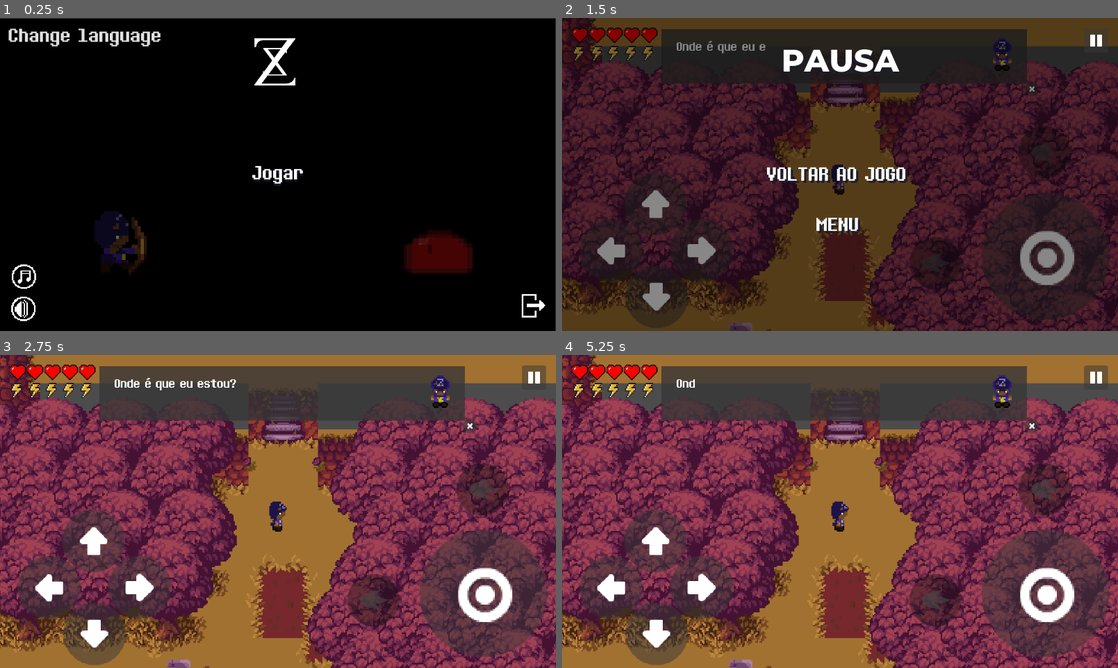
Above: before the commit, frames 1-4 (two rows, left to right).
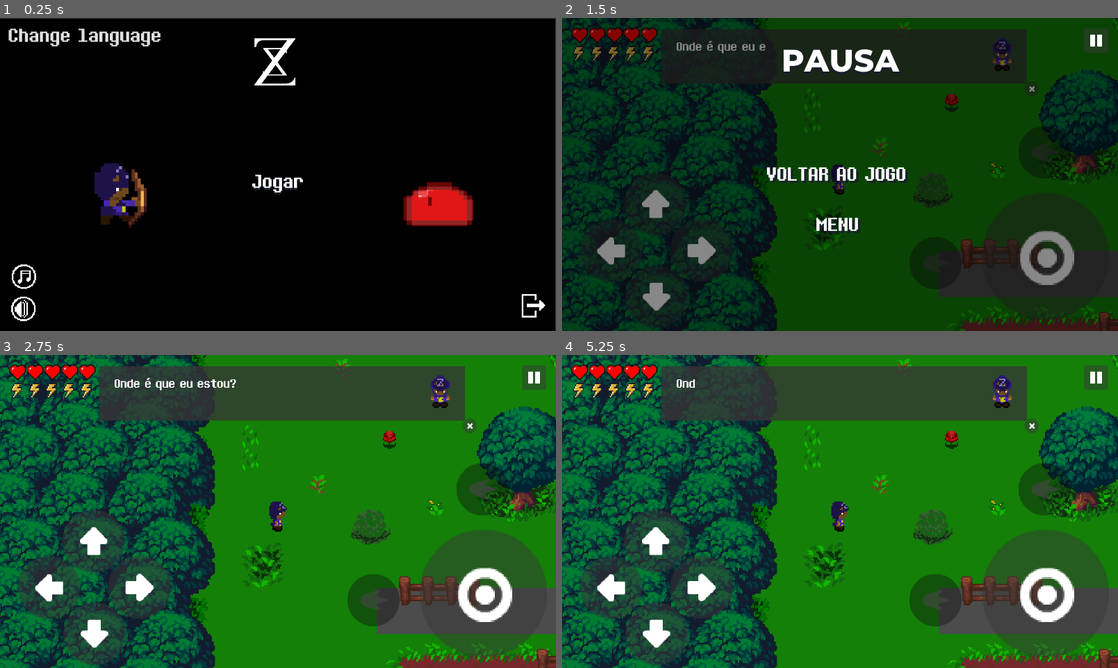
Above: after the commit, the same moments.

Repository: SynT8735/Blackout
Game: Godot game, scene res://Scenes/Menu/Menu.tscn
Same seed, same stepped clock (60 frames per second), same inputs: the game is played once before the commit and once after it. Video files are missing from this copy of the repository; at most half a second of black plays in their place.
Inputs (mouse positions are in pixels of both pictures, inside the frame that each line leads up to):
- Up to frame 1 (0.25 s): no input
- Up to frame 2 (1.5 s): click "Jogar" at 0.5 s; click (1095, 39) at 1.25 s
- Up to frame 3 (2.75 s): click "Voltar ao jogo" at 2 s
- Up to frame 4 (5.25 s): tap Enter at 2.75 s; hold D (ui_right) 2.78-3.53 s; tap R (ui_restart) at 3.5, 5 s; hold S (ui_down) 3.53-4.28 s; hold D (ui_right) 4.28-5.03 s; hold W (ui_up) from 5.03 s (still down)

The runs differ from the first frame. In frame 1, 5.7% of the frame differs, in the area x 17-86%, y 46-82%; in frame 2, 77%; in frame 3, 90%; in frame 4, 90%, in the area x 0-100%, y 0-100%.

Commit message:
Blackout
- Cutscene hopefully fixed..

Diff:
--- a/Blackout/Organizado/Scenes/Menu/Menu.tscn
+++ b/Blackout/Organizado/Scenes/Menu/Menu.tscn
@@ -55,20 +55,18 @@
 stretch_mode = 3
 
 [node name="TextureRect" type="TextureRect" parent="."]
-modulate = Color( 1, 1, 1, 0.392157 )
 margin_left = 168.649
-margin_top = 380.839
+margin_top = 270.839
 margin_right = 393.649
-margin_bottom = 605.839
+margin_bottom = 495.839
 texture = ExtResource( 3 )
 expand = true
 
 [node name="TextureRect2" type="TextureRect" parent="."]
-modulate = Color( 0.776471, 0.545098, 0.545098, 0.392157 )
 margin_left = 916.983
-margin_top = 404.17
+margin_top = 294.17
 margin_right = 1101.98
-margin_bottom = 589.17
+margin_bottom = 479.17
 texture = ExtResource( 4 )
 expand = true
 
@@ -88,9 +86,9 @@
 
 [node name="newgame" type="Label" parent="New Game"]
 margin_left = -338.0
-margin_top = 1.0
+margin_top = 21.0
 margin_right = 700.64
-margin_bottom = 60.316
+margin_bottom = 80.316
 custom_fonts/font = SubResource( 2 )
 custom_colors/font_outline_modulate = Color( 0, 0, 0, 1 )
 custom_colors/font_color_shadow = Color( 0.101961, 0.117647, 0.180392, 1 )
--- a/Blackout/Organizado/Scenes/World.tscn
+++ b/Blackout/Organizado/Scenes/World.tscn
@@ -20,10 +20,10 @@
 [ext_resource path="res://assets/HUD/transparentDark45.png" type="Texture" id=18]
 [ext_resource path="res://assets/font/Determination2.ttf" type="DynamicFontData" id=19]
 [ext_resource path="res://assets/scripts/first_dialogue.gd" type="Script" id=20]
-[ext_resource path="res://assets/sprites/PNG/sprites/Zell/Idle/idle_down.png" type="Texture" id=21]
-[ext_resource path="res://assets/sprites/PNG/sprites/ShadowSpirit/Ilde/ShadowSpirit/ShadowSpirit_0.png" type="Texture" id=22]
-[ext_resource path="res://assets/sprites/PNG/sprites/ShadowSpirit/Ilde/ShadowSpirit/ShadowSpirit_1.png" type="Texture" id=23]
-[ext_resource path="res://assets/sprites/PNG/sprites/ShadowSpirit/Ilde/ShadowSpirit/ShadowSpirit_2.png" type="Texture" id=24]
+[ext_resource path="res://assets/sprites/PNG/sprites/ShadowSpirit/Ilde/ShadowSpirit/ShadowSpirit_0.png" type="Texture" id=21]
+[ext_resource path="res://assets/sprites/PNG/sprites/ShadowSpirit/Ilde/ShadowSpirit/ShadowSpirit_1.png" type="Texture" id=22]
+[ext_resource path="res://assets/sprites/PNG/sprites/ShadowSpirit/Ilde/ShadowSpirit/ShadowSpirit_2.png" type="Texture" id=23]
+[ext_resource path="res://assets/sprites/PNG/sprites/Zell/Idle/idle_down.png" type="Texture" id=24]
 [ext_resource path="res://Scenes/player.tscn" type="PackedScene" id=25]
 [ext_resource path="res://Scenes/slime.tscn" type="PackedScene" id=26]
 [ext_resource path="res://assets/scripts/slime_boss.gd" type="Script" id=27]
@@ -42,7 +42,7 @@
 [ext_resource path="res://assets/sprites/pedra_block.png" type="Texture" id=40]
 [ext_resource path="res://Scenes/particles.tscn" type="PackedScene" id=41]
 [ext_resource path="res://assets/sprites/flask_2.png" type="Texture" id=42]
-[ext_resource path="res://assets/cutscene/finalCutscene.webm" type="VideoStream" id=43]
+[ext_resource path="res://assets/cutscene/flashback.ogv" type="VideoStream" id=43]
 [ext_resource path="res://assets/scripts/ss_bridge.gd" type="Script" id=44]
 
 [sub_resource type="DynamicFont" id=1]
@@ -63,15 +63,15 @@
 
 [sub_resource type="SpriteFrames" id=7]
 animations = [ {
-"frames": [ ExtResource( 21 ) ],
+"frames": [ ExtResource( 21 ), ExtResource( 22 ), ExtResource( 23 ) ],
+"loop": true,
+"name": "shadow_spirit",
+"speed": 5.0
+}, {
+"frames": [ ExtResource( 24 ) ],
 "loop": true,
 "name": "zell",
 "speed": 8.0
-}, {
-"frames": [ ExtResource( 22 ), ExtResource( 23 ), ExtResource( 24 ) ],
-"loop": true,
-"name": "shadow_spirit",
-"speed": 5.0
 } ]
 
 [sub_resource type="SpriteFrames" id=8]
@@ -137,6 +137,7 @@
 visible = false
 position = Vector2( 221.603, 246.272 )
 scale = Vector2( 0.5, 0.5 )
+frame = 3
 
 [node name="Map" parent="." instance=ExtResource( 3 )]
 position = Vector2( 1, -2 )
@@ -379,7 +380,7 @@
 animation = "zell"
 
 [node name="Player" parent="." instance=ExtResource( 25 )]
-position = Vector2( 2173.48, -25.3838 )
+position = Vector2( 156.511, 265.298 )
 
 [node name="Camera2D" type="Camera2D" parent="Player"]
 current = true
@@ -660,6 +661,7 @@
 stream = ExtResource( 43 )
 
 [node name="ss_bridge" type="KinematicBody2D" parent="."]
+editor/display_folded = true
 position = Vector2( 1045.62, 250.909 )
 z_index = 3
 script = ExtResource( 44 )
@@ -677,6 +679,7 @@
 disabled = true
 
 [node name="triggerBridge" type="Area2D" parent="."]
+editor/display_folded = true
 position = Vector2( 896.954, 244.377 )
 z_index = 3
 __meta__ = {
Not shown: 1 places in Blackout/Organizado/Scenes/World.tscn that only renumber resources
Binary file added: Blackout/Organizado/assets/logo_g8U_icon.ico
Binary file changed: Blackout/Organizado/translations.en.translation
Binary file changed: Blackout/Organizado/translations.pt.translation
Binary file changed: Blackout/Organizado/translations.ru.translation
Not shown, added: Blackout/Organizado/assets/cutscene/finalCutscene - Copy.webm
Not shown, added: Blackout/Organizado/assets/cutscene/flashback.ogv
